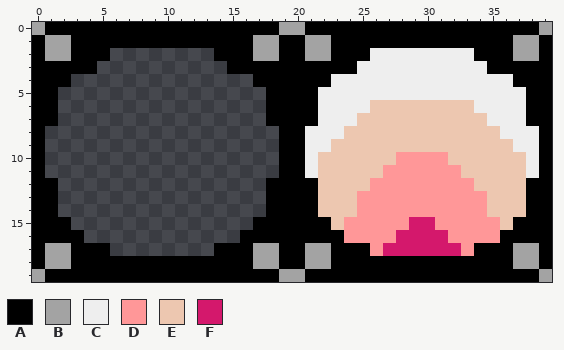
Pixel-art file -- assets/images/speed_meter-Sheet.aseprite. The first picture shows the starting point.
40x20 pixels, 1 frame.
Palette (. is transparent): A #000000  B #a3a3a3  C #eeeeee  D #ff9798  E #edc7b0  F #d4186c
Pixels before, first column x 0:
 0 BAAAAAAAAAAAAAAAAAABBAAAAAAAAAAAAAAAAAAB
 1 ABBAAAAAAAAAAAAAABBAABBAAAAAAAAAAAAAABBA
 2 ABBAAA........AAABBAABBAAACCCCCCCCAAABBA
 3 AAAAA..........AAAAAAAAAACCCCCCCCCCAAAAA
 4 AAA..............AAAAAACCCCCCCCCCCCCCAAA
 5 AA................AAAACCCCCCCCCCCCCCCCAA
 6 AA................AAAACCCCEEEEEEEECCCCAA
 7 AA................AAAACCCEEEEEEEEEECCCAA
 8 A..................AACCCEEEEEEEEEEEECCCA
 9 A..................AACCEEEEEEEEEEEEEECCA
10 A..................AACEEEEEEDDDDEEEEEECA
11 A..................AACEEEEEDDDDDDEEEEECA
12 AA................AAAAEEEEDDDDDDDDEEEEAA
13 AA................AAAAEEEDDDDDDDDDDEEEAA
14 AA................AAAAEEEDDDDDDDDDDEEEAA
15 AAA..............AAAAAAEDDDDDFFDDDDDEAAA
16 AAAA............AAAAAAAADDDDFFFFDDDDAAAA
17 ABBAAA........AAABBAABBAAADFFFFFFDAAABBA
18 ABBAAAAAAAAAAAAAABBAABBAAAAAAAAAAAAAABBA
19 BAAAAAAAAAAAAAAAAAABBAAAAAAAAAAAAAAAAAAB
Now the later version:
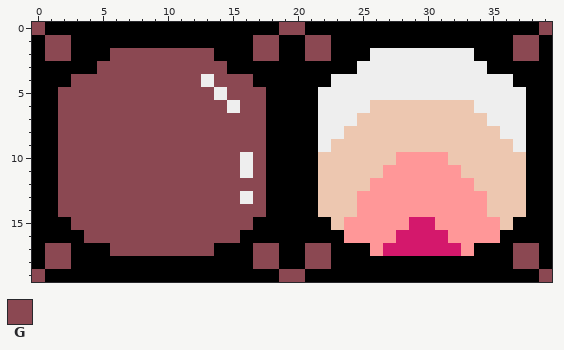
Colours new in this view: G #8b4852
Edits made:
y 0: x 0 B -> G; x 19..20 BB -> GG; x 39 B -> G
y 1: x 1..2 BB -> GG; x 17..18 BB -> GG; x 21..22 BB -> GG; x 37..38 BB -> GG
y 2: x 1..2 BB -> GG; x 6..13 ........ -> GGGGGGGG; x 17..18 BB -> GG; x 21..22 BB -> GG; x 37..38 BB -> GG
y 3: x 5..14 .......... -> GGGGGGGGGG
y 4: x 3..16 .............. -> GGGGGGGGGGCGGG
y 5: x 2..17 ................ -> GGGGGGGGGGGGCGGG
y 6: x 2..17 ................ -> GGGGGGGGGGGGGCGG
y 7: x 2..17 ................ -> GGGGGGGGGGGGGGGG
y 8..9: x 1..18 .................. -> AGGGGGGGGGGGGGGGGA; x 21 C -> A; x 38 C -> A
y 10..11: x 1..18 .................. -> AGGGGGGGGGGGGGGCGA; x 21 C -> A; x 38 C -> A
y 12: x 2..17 ................ -> GGGGGGGGGGGGGGGG
y 13: x 2..17 ................ -> GGGGGGGGGGGGGGCG
y 14: x 2..17 ................ -> GGGGGGGGGGGGGGGG
y 15: x 3..16 .............. -> GGGGGGGGGGGGGG
y 16: x 4..15 ............ -> GGGGGGGGGGGG
y 17: x 1..2 BB -> GG; x 6..13 ........ -> GGGGGGGG; x 17..18 BB -> GG; x 21..22 BB -> GG; x 37..38 BB -> GG
y 18: x 1..2 BB -> GG; x 17..18 BB -> GG; x 21..22 BB -> GG; x 37..38 BB -> GG
y 19: x 0 B -> G; x 19..20 BB -> GG; x 39 B -> G
Where, in picture pixels (left, top, right, bottom), the same in both pictures:
changed: (32, 22, 331, 282)
changed: (513, 22, 552, 61)
changed: (526, 126, 539, 178)
changed: (513, 243, 552, 282)
